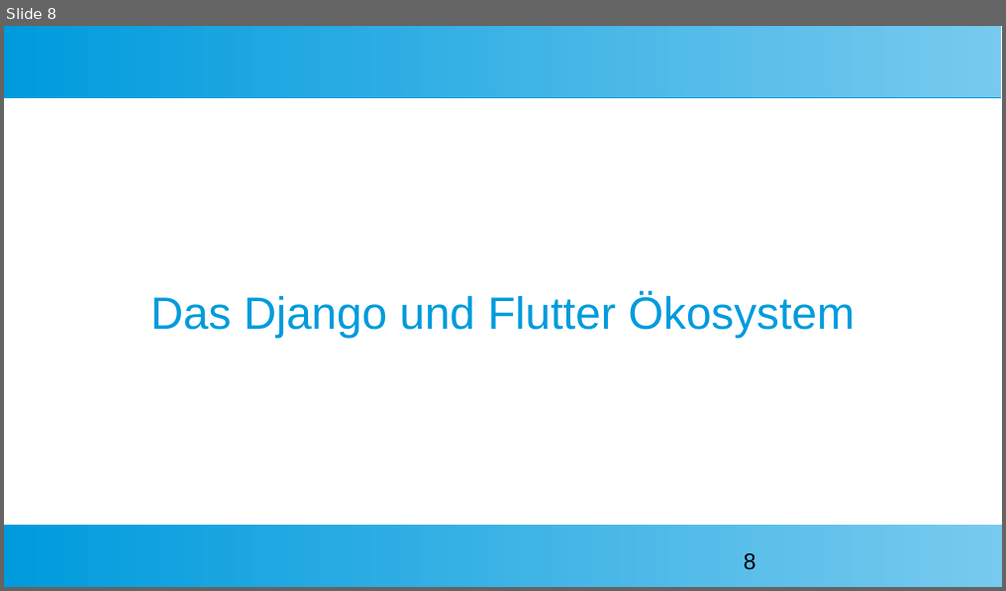
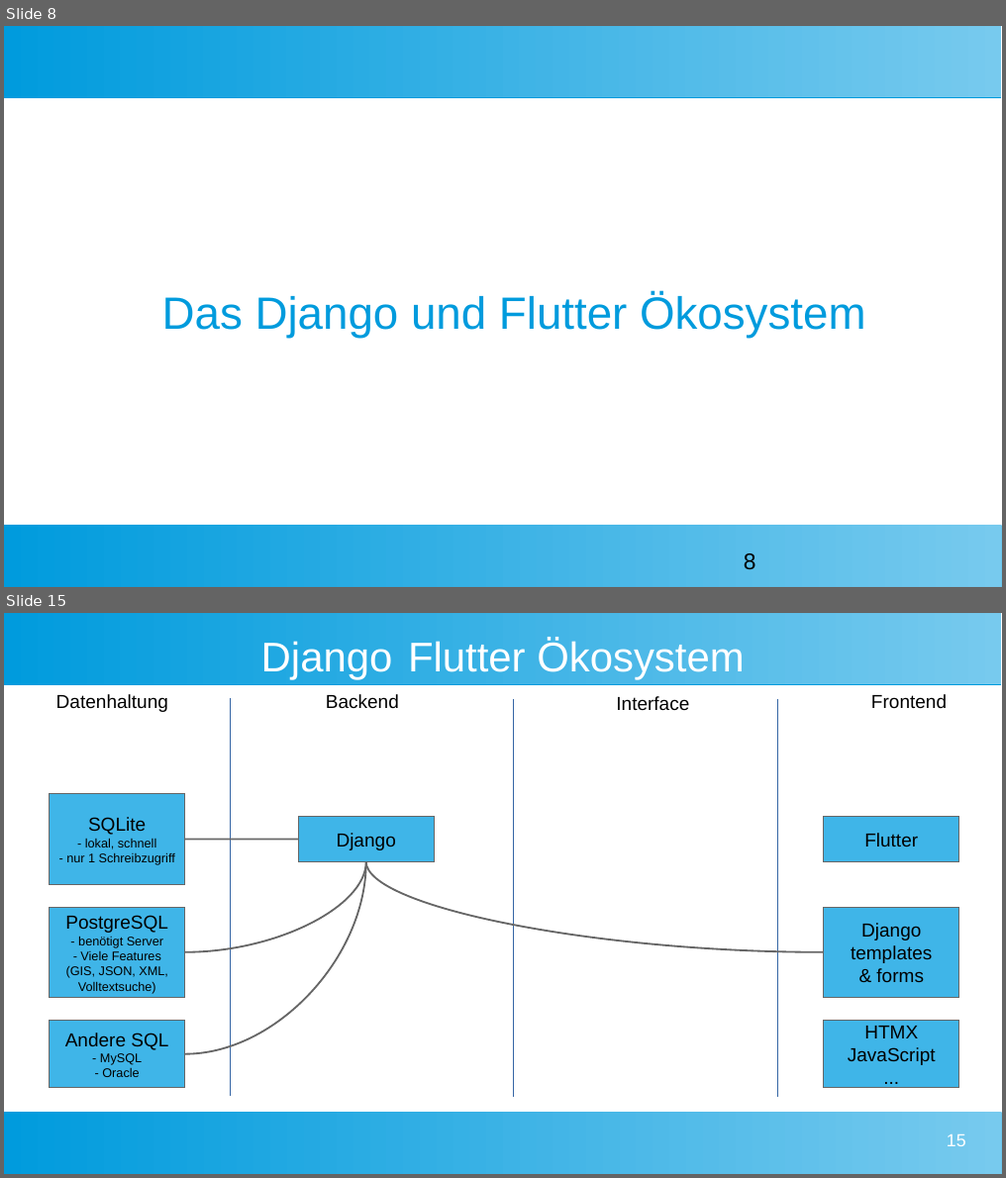
Before and after one commit to pygraz/django-flutter-example, a slide deck: enterPy Django meets Flutter.pptx. Shown one above the other, each under a label of ours: slide 8 before the commit, slides 8 and 15 after it; the slides between them are not shown. The pictures are 1006x591 and 1006x1178 pixels, drawn with LibreOffice and Linux fonts; fonts in the diff are those of the drawing; background and template pictures are left out. Boxes give left, top, right and bottom in pixels: in the first picture for what was removed or moved away, otherwise in the second. Text is boxed around its words. In the diff, an @@ line names an element or a change of style, - is before the commit and + after.

```diff
--- a/enterPy Django meets Flutter.pptx
+++ b/enterPy Django meets Flutter.pptx
@@ slide 15 added at <box>4,613,1002,1174</box>, background #FFFFFF; not listed: 2 template elements that a slide beside it also shows @@
@@ title added at <box>261,639,744,680</box>, 33 pt, text #FFFFFF @@
+Django Flutter Ökosystem
@@ text added at <box>56,694,168,712</box>, 15 pt, text #000000 @@
+Datenhaltung
@@ line added from (231, 699) to (231, 1096), #3465A4 0 pt @@
@@ text added at <box>326,694,399,709</box>, 15 pt, text #000000 @@
+Backend
@@ line added from (514, 700) to (514, 1096), #3465A4 0 pt @@
@@ text added at <box>616,696,689,710</box>, 15 pt, text #000000 @@
+Interface
@@ line added from (777, 700) to (778, 1096), #3465A4 0 pt @@
@@ text added at <box>871,694,946,709</box>, 15 pt, text #000000 @@
+Frontend
@@ rectangle added at <box>50,794,185,884</box>, fill #3FB5E8, outline #666666 0 pt, 10 pt, text #000000 @@
+SQLite
+- lokal, schnell
+- nur 1 Schreibzugriff
@@ rectangle added at <box>298,817,434,862</box>, fill #3FB5E8, outline #666666 0 pt, 15 pt, text #000000 @@
+Django
@@ rectangle added at <box>824,817,959,862</box>, fill #3FB5E8, outline #666666 0 pt, 15 pt, text #000000 @@
+Flutter
@@ line added from (185, 840) to (298, 840), #666666 1.45 pt @@
@@ curved line added from (185, 953) to (366, 862), #666666 1.45 pt @@
@@ curved line added from (366, 862) to (185, 1055), #666666 1.45 pt @@
@@ curved line added from (366, 862) to (824, 953), #666666 1.45 pt @@
@@ rectangle added at <box>50,907,185,998</box>, fill #3FB5E8, outline #666666 0 pt, 10 pt, text #000000 @@
+PostgreSQL
+- benötigt Server
+- Viele Features (GIS, JSON, XML, Volltextsuche)
@@ rectangle added at <box>824,907,959,998</box>, fill #3FB5E8, outline #666666 0 pt, 15 pt, text #000000 @@
+Django templates
+& forms
@@ rectangle added at <box>50,1021,185,1088</box>, fill #3FB5E8, outline #666666 0 pt, 10 pt, text #000000 @@
+Andere SQL
+- MySQL
+- Oracle
@@ rectangle added at <box>824,1021,959,1088</box>, fill #3FB5E8, outline #666666 0 pt, 15 pt, text #000000 @@
+HTMX
+JavaScript
+...
@@ page number added at <box>946,1135,966,1147</box>, 14 pt, text #FFFFFF @@
+15
@@ slide 8 changed as well @@
@@ subtitle "Das Django und Flutter Ökosystem" at <box>162,293,866,338</box>: indent changed @@
```
Also in this commit, not shown: 18 other slides changed, 16 other slides added, 3 slides removed.
